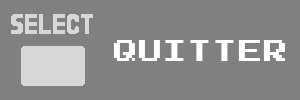
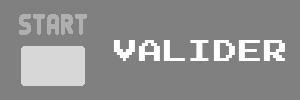
Layers edited between the first and the second 300x100 image:
added layer "playstation3_button_start.png" above "Valider" over (19, 14, 87, 35)
renamed "Quitter" to "Valider", painted on it over (113, 40, 235, 61)
painted on "playstation3_button_select.png" over (11, 14, 93, 34)
